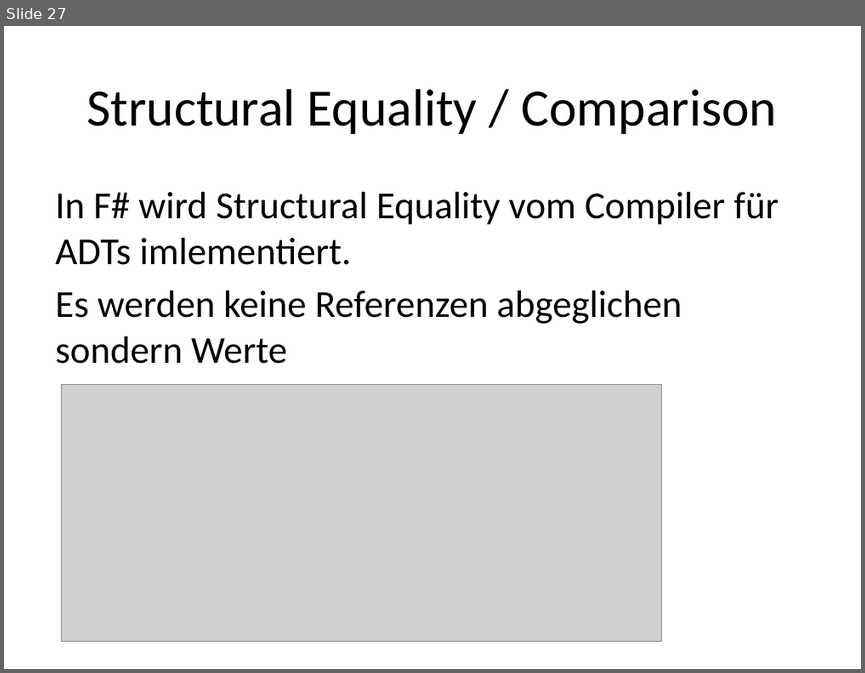
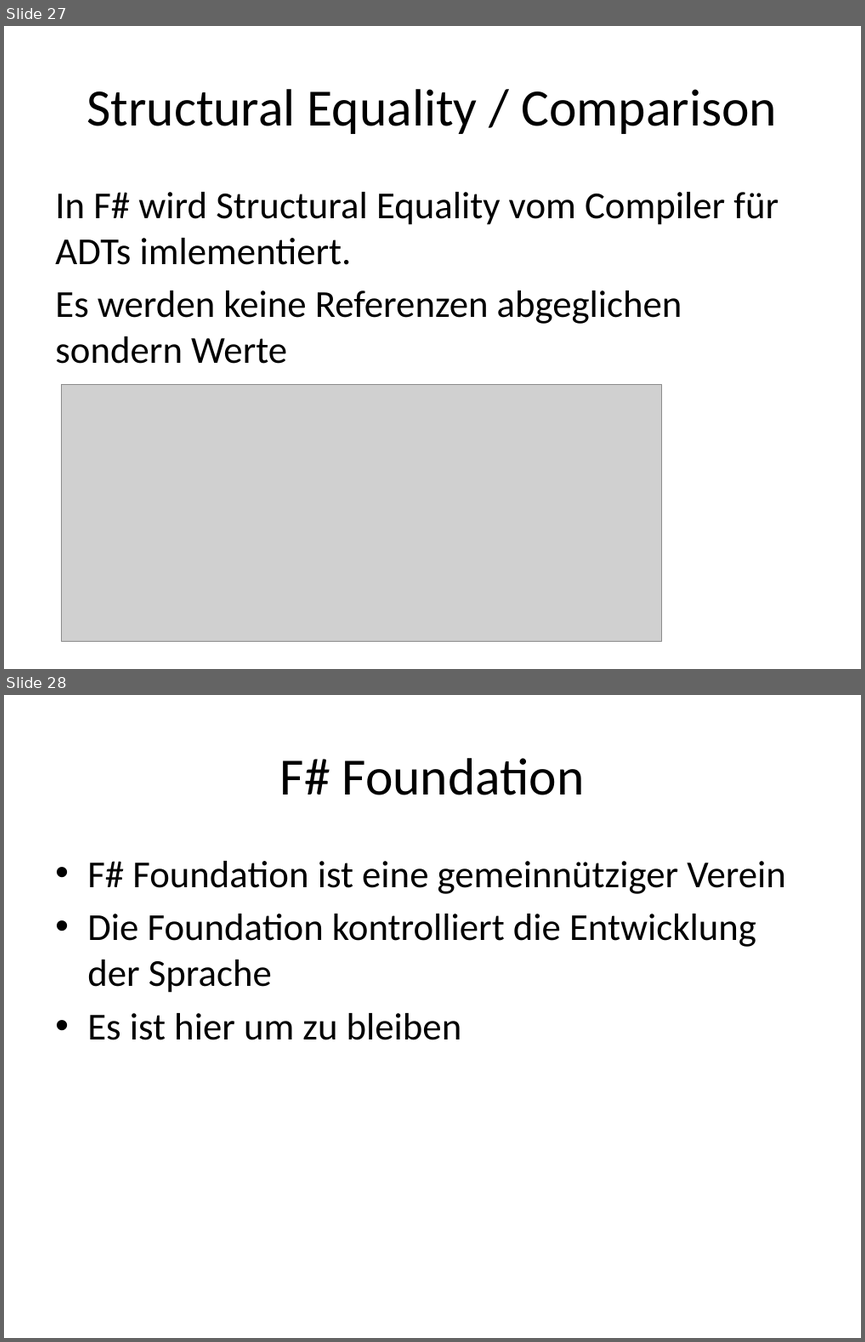
Before and after one commit to ronaldboehm/talks, a slide deck: 20151202/Einführung20151202.pptx. Shown one above the other, each under a label of ours: slide 27 before the commit, slides 27 and 28 after it. The pictures are 865x673 and 865x1342 pixels, drawn with LibreOffice and Linux fonts; fonts in the diff are those of the drawing; grey boxes stand for pictures. Boxes give left, top, right and bottom in pixels: in the first picture for what was removed or moved away, otherwise in the second. Text is boxed around its words. In the diff, an @@ line names an element or a change of style, - is before the commit and + after.

Commit message:
Slide um Informationen zu F# Foundation erweitert

```diff
--- a/20151202/Einführung20151202.pptx
+++ b/20151202/Einführung20151202.pptx
@@ slide 28 added at (4,695,861,1338), background #FFFFFF @@
@@ title added at (280,758,585,795), 44 pt, text #000000 @@
+F# Foundation
@@ text added at (87,861,786,1040), 32 pt, text #000000 @@
+• F# Foundation ist eine gemeinnütziger Verein
+• Die Foundation kontrolliert die Entwicklung der Sprache
+• Es ist hier um zu bleiben
```
Also in this commit, not shown: 1 other slide added.
